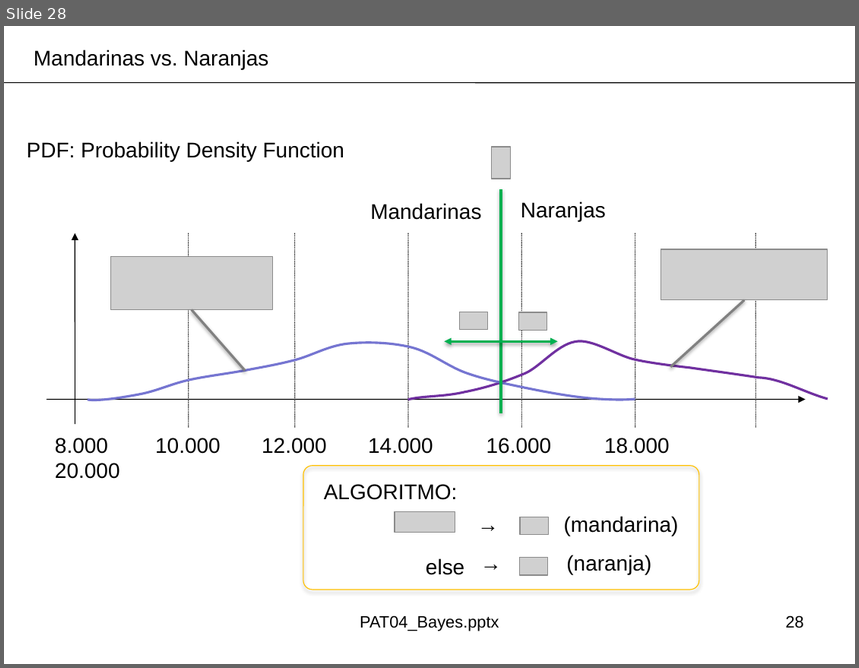
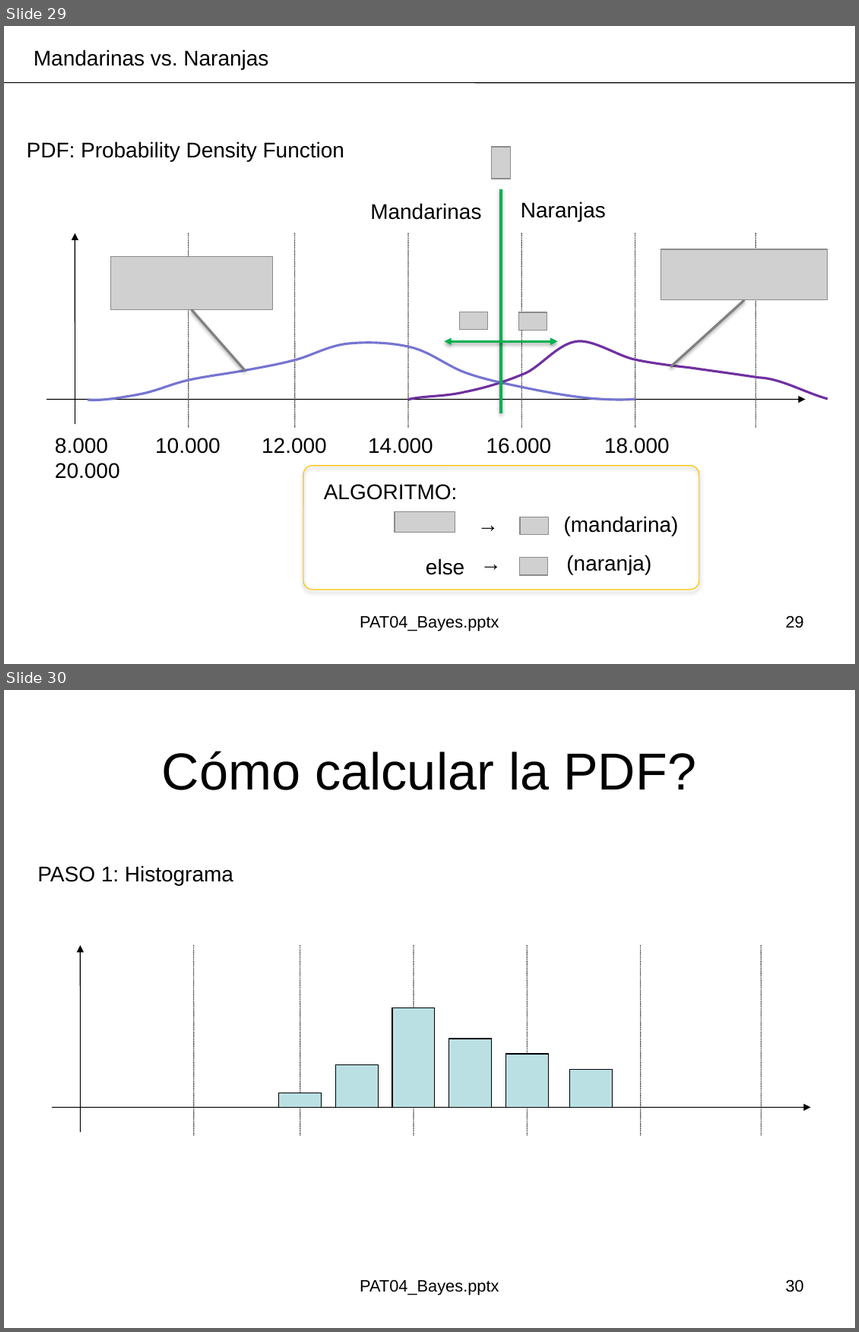
Before and after one commit to domingomery/patrones, a slide deck: clases/Cap04_Clasificacion/presentations/PAT04_Bayes.pptx. Shown one above the other, each under a label of ours: slide 28 before the commit, slides 29 and 30 after it. The pictures are 859x668 and 859x1332 pixels, drawn with LibreOffice and Linux fonts; fonts in the diff are those of the drawing; grey boxes stand for pictures; background and template pictures are left out. Boxes give left, top, right and bottom in pixels: in the first picture for what was removed or moved away, otherwise in the second. Text is boxed around its words. In the diff, an @@ line names an element or a change of style, - is before the commit and + after.

```diff
--- a/clases/Cap04_Clasificacion/presentations/PAT04_Bayes.pptx
+++ b/clases/Cap04_Clasificacion/presentations/PAT04_Bayes.pptx
@@ slide 30 added at box(4, 690, 855, 1328), background #FFFFFF @@
@@ title added at box(162, 751, 696, 790), 44 pt, text #000000 @@
+Cómo calcular la PDF?
@@ text added at box(37, 866, 234, 885), 18 pt, text #000000 @@
+PASO 1: Histograma
@@ group added at box(81, 945, 762, 1136): 6 lines, 1 arrow @@
@@ rectangle added at box(392, 1008, 435, 1108), fill #BBE0E3, outline #000000 0.75 pt @@
@@ rectangle added at box(449, 1039, 492, 1108), fill #BBE0E3, outline #000000 0.75 pt @@
@@ rectangle added at box(506, 1054, 549, 1108), fill #BBE0E3, outline #000000 0.75 pt @@
@@ rectangle added at box(336, 1065, 379, 1108), fill #BBE0E3, outline #000000 0.75 pt @@
@@ rectangle added at box(570, 1070, 613, 1108), fill #BBE0E3, outline #000000 0.75 pt @@
@@ rectangle added at box(279, 1094, 322, 1108), fill #BBE0E3, outline #000000 0.75 pt @@
@@ arrow added from (52, 1108) to (811, 1108), #000000 0.75 pt @@
@@ text added at box(360, 1280, 499, 1296), 14 pt, text #000000 @@
+PAT04_Bayes.pptx
@@ page number added at box(786, 1280, 804, 1293), 14 pt, text #000000 @@
+30
@@ what was slide 28 is now slide 29 @@
@@ page number at box(786, 616, 804, 629): text changed @@
-28
+29
```
Also in this commit, not shown: 3 slides changed, 7 other slides added, 3 other files.
